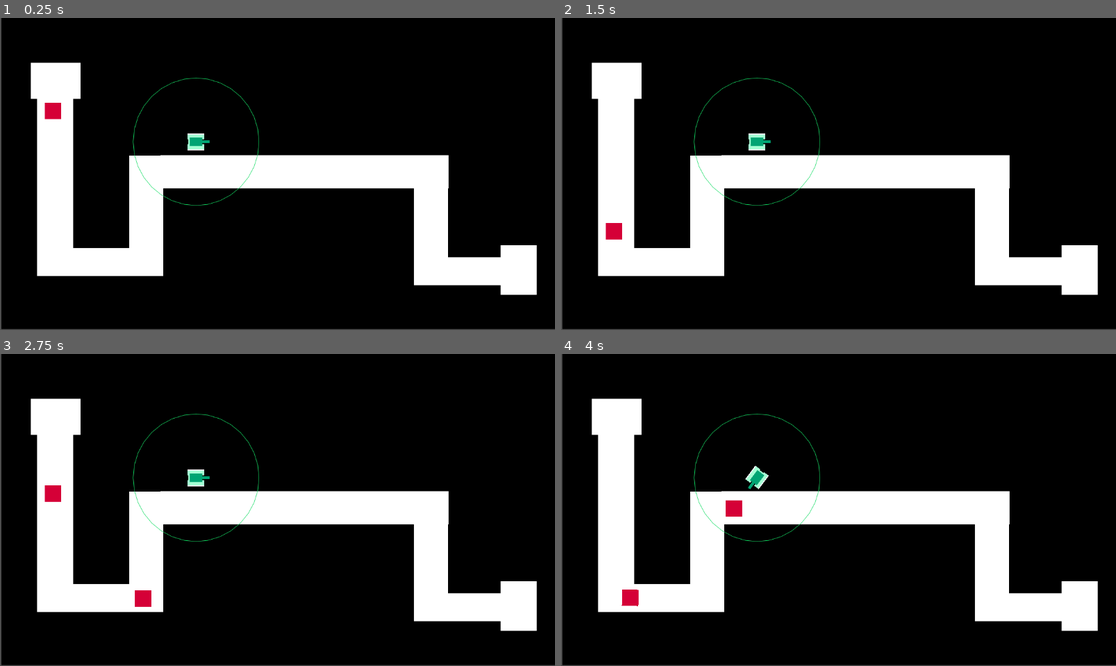
Above: before the commit, frames 1-4 (two rows, left to right).
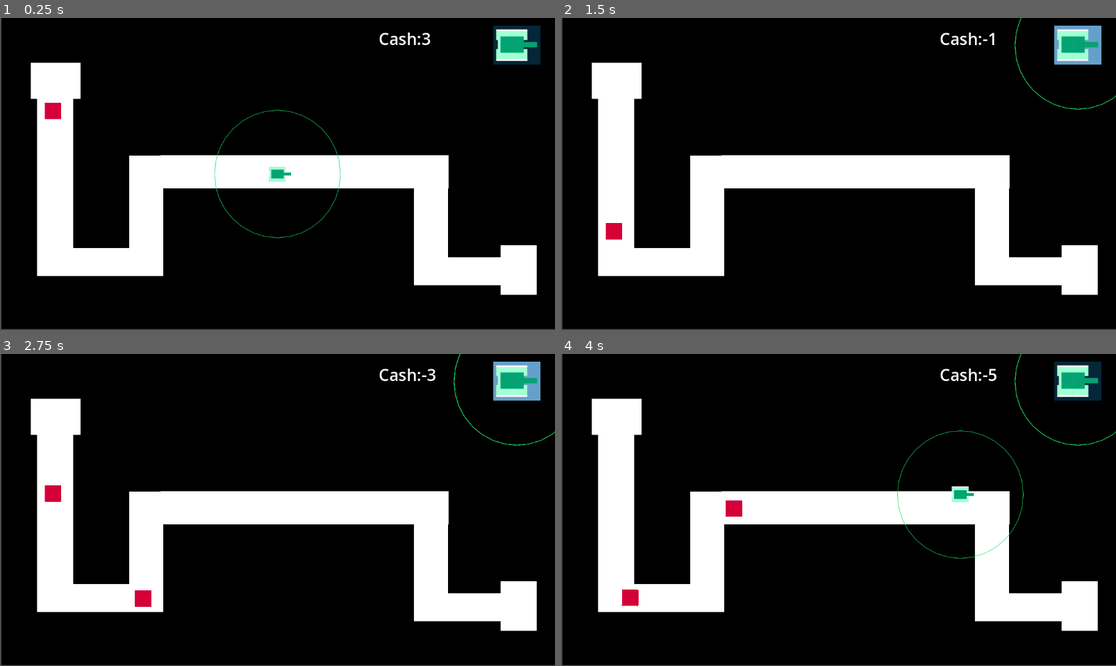
Above: after the commit, the same moments.

Repository: tlai-cmd/project-main
Game: Godot game, scene res://scenes/level.tscn
Same seed, same stepped clock (60 frames per second), same inputs: the game is played once before the commit and once after it. The project has no main scene, so this scene is started directly.
Inputs (mouse positions are in pixels of both pictures, inside the frame that each line leads up to):
- Up to frame 1 (0.25 s): no input
- Up to frame 2 (1.5 s): click (1077, 46) at 0.52 s; click (1077, 46) at 1.27 s
- Up to frame 3 (2.75 s): click (516, 382) at 2.02 s
- Up to frame 4 (4 s): move the mouse to (960, 494) at 2.77 s; click (960, 494) at 2.85 s; move the mouse to (727, 525) at 3.52 s; click (727, 525) at 3.6 s

The runs differ from the first frame. In frame 1, 2.0% of the frame differs, in the area x 23-98%, y 2-71%; in frame 2, 1.7%; in frame 3, 1.8%; in frame 4, 2.2%, in the area x 23-100%, y 0-66%.

Commit message:
adding button, placing system and cash

Diff:
--- a/project-main/project.godot
+++ b/project-main/project.godot
@@ -14,6 +14,14 @@
 config/features=PackedStringArray("4.6", "Forward Plus")
 config/icon="res://icon.svg"
 
+[input]
+
+click={
+"deadzone": 0.2,
+"events": [Object(InputEventMouseButton,"resource_local_to_scene":false,"resource_name":"","device":-1,"window_id":0,"alt_pressed":false,"shift_pressed":false,"ctrl_pressed":false,"meta_pressed":false,"button_mask":1,"position":Vector2(49, 17),"global_position":Vector2(58, 65),"factor":1.0,"button_index":1,"canceled":false,"pressed":true,"double_click":false,"script":null)
+]
+}
+
 [physics]
 
 3d/physics_engine="Jolt Physics"
--- a/project-main/scenes/level.tscn
+++ b/project-main/scenes/level.tscn
@@ -1,8 +1,10 @@
 [gd_scene format=3 uid="uid://72efrcbybqxd"]
 
+[ext_resource type="Script" uid="uid://dp577w756gukn" path="res://script/level.gd" id="1_ppgk2"]
 [ext_resource type="Script" uid="uid://blyoqbubqwgub" path="res://script/path_spawner.gd" id="1_w8frs"]
 [ext_resource type="PackedScene" uid="uid://uljl4jcak26m" path="res://scenes/unit.tscn" id="3_mx8sn"]
 [ext_resource type="PackedScene" uid="uid://dpsnfs0wxt8uy" path="res://scenes/pathspawner.tscn" id="3_w8frs"]
+[ext_resource type="Texture2D" uid="uid://b72ireijwrjdu" path="res://assets/Screenshot 2026-06-23 142238.png" id="5_2r41h"]
 
 [sub_resource type="Curve2D" id="Curve2D_rd3vj"]
 _data = {
@@ -13,7 +15,22 @@
 [sub_resource type="RectangleShape2D" id="RectangleShape2D_w7c3h"]
 size = Vector2(74.5, 103)
 
-[node name="Node2D" type="Node2D" unique_id=96619386]
+[sub_resource type="StyleBoxFlat" id="StyleBoxFlat_w8frs"]
+bg_color = Color(0.019019907, 0.14978868, 0.21852854, 1)
+
+[sub_resource type="StyleBoxFlat" id="StyleBoxFlat_mx8sn"]
+bg_color = Color(0.08560049, 0.355139, 0.49225658, 1)
+
+[sub_resource type="StyleBoxFlat" id="StyleBoxFlat_ppgk2"]
+bg_color = Color(0.39607844, 0.627451, 0.7921569, 1)
+
+[sub_resource type="LabelSettings" id="LabelSettings_ppgk2"]
+font_size = 34
+
+[node name="Node2D" type="Node2D" unique_id=96619386 node_paths=PackedStringArray("money_label") groups=["level"]]
+script = ExtResource("1_ppgk2")
+unit_scene = ExtResource("3_mx8sn")
+money_label = NodePath("CanvasLayer2/Label")
 
 [node name="spawner" type="Timer" parent="." unique_id=1426996698]
 wait_time = 2.0
@@ -95,4 +112,27 @@
 [node name="CharacterBody2D" parent="." unique_id=1839986940 instance=ExtResource("3_mx8sn")]
 position = Vector2(407, 257)
 
+[node name="CanvasLayer" type="CanvasLayer" parent="." unique_id=2010603082]
+
+[node name="Button" type="Button" parent="CanvasLayer" unique_id=834182416]
+offset_left = 1024.0
+offset_top = 16.0
+offset_right = 1122.0
+offset_bottom = 97.0
+theme_override_styles/normal = SubResource("StyleBoxFlat_w8frs")
+theme_override_styles/pressed = SubResource("StyleBoxFlat_mx8sn")
+theme_override_styles/hover = SubResource("StyleBoxFlat_ppgk2")
+icon = ExtResource("5_2r41h")
+icon_alignment = 1
+
+[node name="CanvasLayer2" type="CanvasLayer" parent="." unique_id=845650599]
+
+[node name="Label" type="Label" parent="CanvasLayer2" unique_id=1478148952]
+offset_left = 786.0
+offset_top = 19.0
+offset_right = 981.0
+offset_bottom = 97.0
+label_settings = SubResource("LabelSettings_ppgk2")
+
 [connection signal="timeout" from="spawner" to="Path2D" method="_on_spawner_timeout"]
+[connection signal="pressed" from="CanvasLayer/Button" to="." method="_unit_place_button"]
--- a/project-main/script/enemies.gd
+++ b/project-main/script/enemies.gd
@@ -1,8 +1,10 @@
 extends CharacterBody2D
-var health:int = 5
+var health:int = 2
+var level: Node2D
 # Called when the node enters the scene tree for the first time.
 func _ready() -> void:
-	pass # Replace with function body.
+	for node in get_tree().get_nodes_in_group("level"):
+		level = node
 
 
 # Called every frame. 'delta' is the elapsed time since the previous frame.
@@ -14,3 +16,4 @@
 		health -= 1
 	else:
 		queue_free()
+		level.money += 1
--- /dev/null
+++ b/project-main/script/level.gd
@@ -0,0 +1,29 @@
+extends Node2D
+@export var unit_scene: PackedScene
+@export var money_label: Label
+var placing = false
+var money = 3
+
+# Called when the node enters the scene tree for the first time.
+func _ready() -> void:
+	pass # Replace with function body.
+
+func _pay_and_build() -> void:
+	placing = false
+	money -= 2
+
+
+
+
+# Called every frame. 'delta' is the elapsed time since the previous frame.
+func _process(delta: float) -> void:
+	money_label.text = "Cash:" + str(money)
+	if money % 2 and money > 1:
+		placing = true
+
+
+
+func _unit_place_button() -> void:
+	if placing == false:
+		var unit = unit_scene.instantiate()
+		add_child(unit)
--- a/project-main/script/unit.gd
+++ b/project-main/script/unit.gd
@@ -3,6 +3,7 @@
 var enemies = [ ]
 var closest_enemy: CharacterBody2D
 var shoot_switch: bool = true
+var placing = true
 
 @export var bullet_scene: PackedScene
 @export var bullet_spawn: Marker2D
@@ -16,10 +17,16 @@
 
 # Called every frame. 'delta' is the elapsed time since the previous frame.
 func _process(delta: float) -> void:
-	if not closest_enemy == null:
-		pivot.look_at(closest_enemy.global_position)
-		if shoot_switch == true:
-			_shoot()
+	if placing == false:
+		if not closest_enemy == null:
+			pivot.look_at(closest_enemy.global_position)
+			if shoot_switch == true:
+				_shoot()
+	else:
+		global_position = get_global_mouse_position()
+		if Input.is_action_just_pressed("click"):
+			placing = false
+			get_parent()._pay_and_build()
 
 func _shoot() -> void:
 	var bullet = bullet_scene.instantiate()
@@ -32,7 +39,8 @@
 func _body_entered(body: Node2D) -> void:
 	if body.is_in_group("enemy"):
 		closest_enemy = body
-		enemies.append(body)
+		if placing == false:
+			enemies.append(body)
 		for node in enemies:
 			if node.get_parent().progress_ratio > closest_enemy.get_parent().progress_ratio:
 				closest_enemy = node
@@ -41,7 +49,8 @@
 
 func _body_exited(body: Node2D) -> void:
 	if body.is_in_group("enemy"):
-		enemies.erase(body)
+		if placing == false:
+			enemies.erase(body)
 		if body == closest_enemy:
 			closest_enemy = null
 		print(enemies)
Binary file added: project-main/assets/Screenshot 2026-06-23 142238.png
Not shown, added: project-main/assets/Screenshot 2026-06-23 142238.png.import
Not shown, added: project-main/script/level.gd.uid
